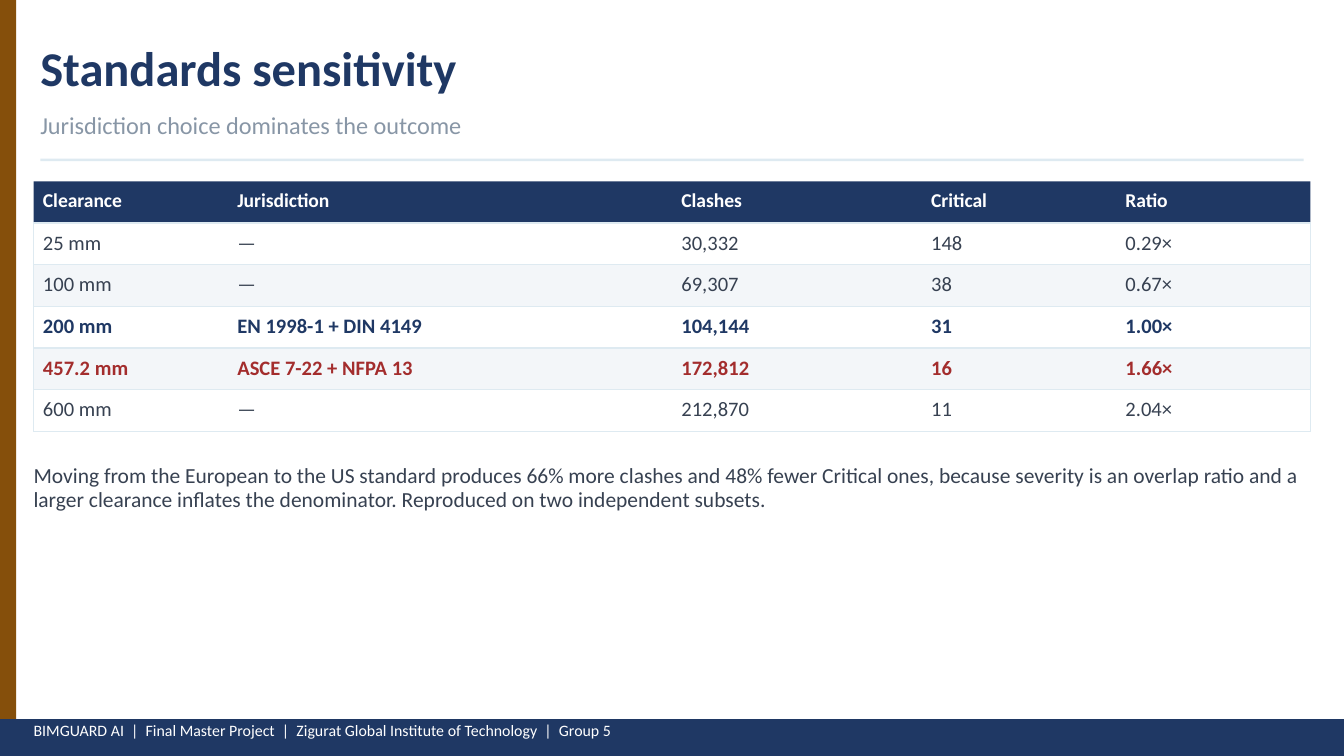
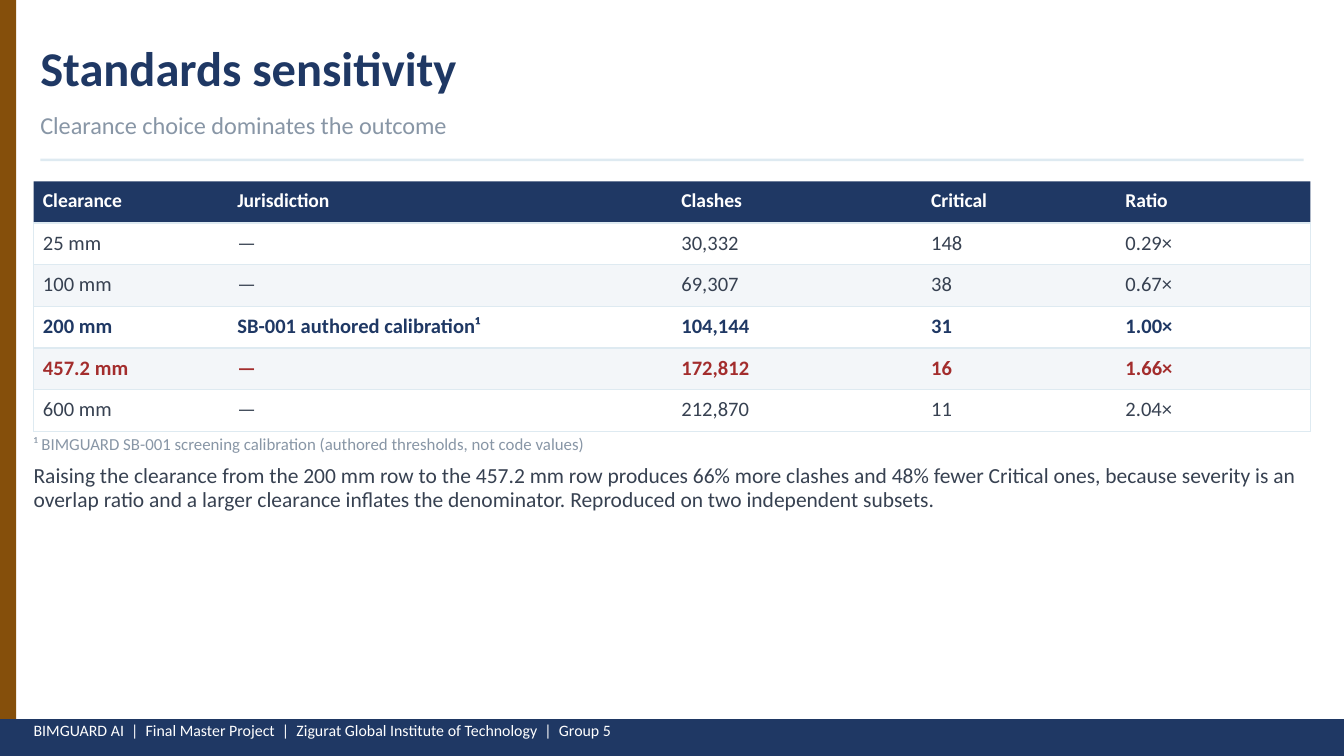
Before and after one commit to maicen/bim-guard, a slide deck: slide 12 of docs/Presentation-2026-May/BIMGUARD_FMP_D_Integrated_Overview.pptx. Drawn at 1344x756 pixels with LibreOffice and Linux fonts; fonts in the diff are those of the drawing. Boxes give left, top, right and bottom in pixels: in the first picture for what was removed or moved away, otherwise in the second. Text is boxed around its words. In the diff, an @@ line names an element or a change of style, - is before the commit and + after.

```diff
--- a/docs/Presentation-2026-May/BIMGUARD_FMP_D_Integrated_Overview.pptx
+++ b/docs/Presentation-2026-May/BIMGUARD_FMP_D_Integrated_Overview.pptx
@@ text at <box>40,117,447,134</box>: text changed @@
-Jurisdiction choice dominates the outcome
+Clearance choice dominates the outcome
@@ text at <box>237,317,480,333</box>: text changed @@
-EN 1998-1 + DIN 4149
+SB-001 authored calibration¹
@@ text at <box>237,361,413,375</box>: text changed @@
-ASCE 7-22 + NFPA 13
+—
@@ text added at <box>34,437,584,453</box>, 9 pt, text #8896A6 @@
+¹ BIMGUARD SB-001 screening calibration (authored thresholds, not code values)
@@ text at <box>34,468,1295,511</box>: text changed @@
-Moving from the European to the US standard produces 66% more clashes and 48% fewer Critical ones, because severity is an overlap ratio and a larger clearance inflates the denominator. Reproduced on two independent subsets.
+Raising the clearance from the 200 mm row to the 457.2 mm row produces 66% more clashes and 48% fewer Critical ones, because severity is an overlap ratio and a larger clearance inflates the denominator. Reproduced on two independent subsets.
```
Also in this commit, not shown: 3 other files.
